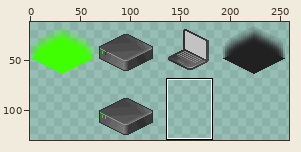
One commit to this sprite sheet: resources/tileset.png. The picture above shows the old version from afar; the outline marks the close-up.
Close-up. First the earlier version:
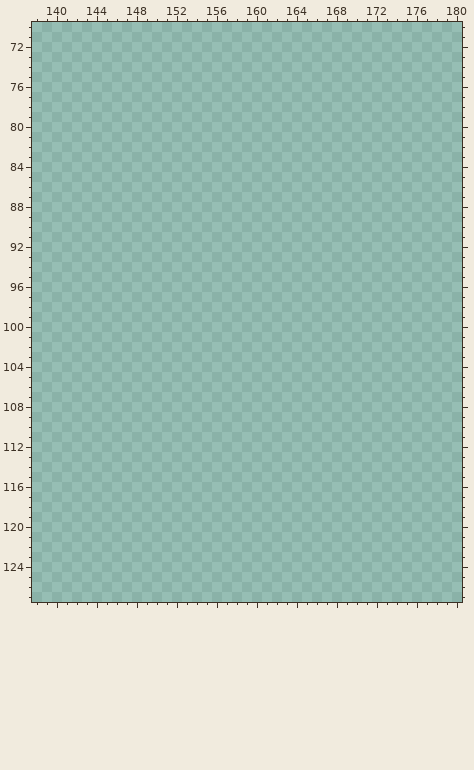
The file is 512x512 pixels. Pixels under 10% opacity are left out. Colours within 5 levels of each other are drawn and written as one. Shown: x 138..180, y 70..127. The wide view leaves out empty margins. The commit also changed other parts of the picture, which this record leaves out.
And afterwards:
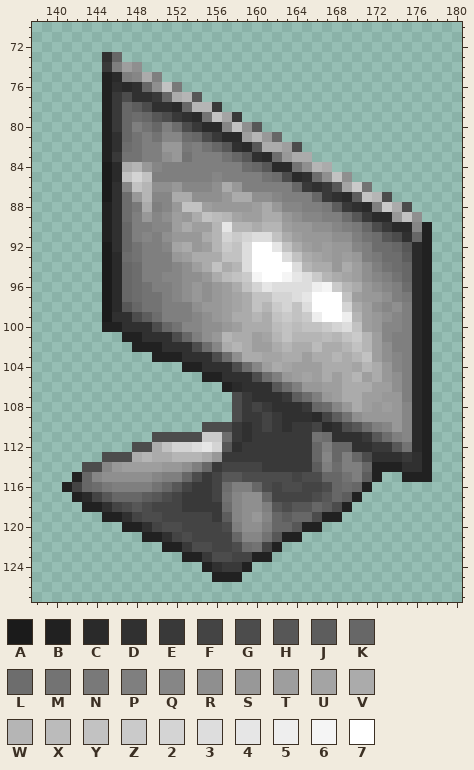
Palette (. is transparent): A #1b1b1b  B #212121  C #2a2a2a  D #303030  E #393939  F #444444  G #4c4c4c  H #575757  J #5d5d5d  K #676767  L #6d6d6d  M #737373  N #797979  P #7f7f7f  Q #868686  R #8f8f8f  S #989898  T #9e9e9e  U #a4a4a4  V #ababab  W #b5b5b5  X #bbbbbb  Y #c2c2c2  Z #cacaca  2 #d4d4d4  3 #dddddd  4 #e6e6e6  5 #eeeeee  6 #f5f5f5  7 #ffffff
The edit:
Changed rows in their new state; - is an unchanged pixel.
first column x 141:
 73 ----DK-------------------------------
 74 ----EPTR-----------------------------
 75 ----BCPQVP---------------------------
 76 ----BDCDKRYN-------------------------
 77 ----BEGDDEKVWH-----------------------
 78 ----BEKJGDDCKWWE---------------------
 79 ----BEKLKHGEDCMYUE-------------------
 80 ----BEKPMKPLGECCQYRH-----------------
 81 ----BDKMPMQQLKGECCTWSK---------------
 82 ----BDLMPPSSNPMKHDCHVVTG-------------
 83 ----BEMMPPRSMPPPMKHDCLSVV------------
 84 ----ACVWSQPPPPPPPPLKHCCMRWV----------
 85 ----ACY2YPPPPPPQPPPPMLGCDLRYR--------
 86 ----ADQYWRRSQQQRVSPPPPPKEDEHUZM------
 87 ----ADLSWQQVVRRRSVVRRQPPPKEDCJYWG----
 88 ----BDLNVPQSYYTSSSSTVSQQPPNJEDCPZVG--
 89 ----BDLPSQRTSVYXWUTTVVSRQQPPLHECCSYR-
 90 ----BDKPPQQTVTTW4WWVWWTSSRRQPNKGECCQB
 91 ----BDKPQPRSSSVW2Z233YVTSSSRRPMLHGDKB
 92 ----ADKMPPQUVSTWZY3774YVTSTSSQPLLKHCB
 93 ----ACLMPPPSTVVVYY37773YVUTSTSPNLLJCB
 94 ----ACKLPPPQRTVYVW377773WVVSVTRPMLKCB
 95 ----ACKLPPQQRRSVXYZ677643ZWVUTRQPMKCB
 96 ----ACKLMPPQRSRSTVY24333356ZWVSRQPLCB
 97 ----ACKLMMPQRSRSTUVYY2234777YTSSRPNCB
 98 ----ACHKMMPPPRSSTUVYWZ2Y37772VTRQRPCB
 99 ----ADDGJLPPPQRSTVVWVYZYZ5775WTSRQPCB
100 ----BBDDDGKMQQRRSTVVVXYXYYZ23YTSQQPCB
101 ------BBDDDGKPRSWVVTUWYWWWXWYZWTQPPCB
102 -------BBBDDDGLQVWVTTVWVVXVVWYWTRPPCB
103 ---------BBBDDDGLRVVUUVVTVVWVWYTRQPCB
104 ------------BBDDDGLQTVUTTTVVVUWVSQPCB
105 --------------BBDDDGLPSTUTVTVWTVSRPCB
106 ----------------BCDDDHLPSSTTVVVTTRPCB
107 -----------------GEDDDEJLPSTVVTTSSPCB
108 -----------------GEFEDDDEKLQSVTSTSQCB
109 -----------------GEEFEDDDCFJMRSSSSQCB
110 --------------GGGEDEFEDEEFCDGHLPQSQCB
111 ---------GGGGGZZLEDEEEEEEMLDDDEHLPQCB
112 -------GGVY22342HDEEEEEEEKPKKDDEEHMCB
113 ----GGGVWVVWWWVSEEEEEEEEEKQKPKGDDDEDB
114 --GGQSTTTTSSRPKEFFFFEEEEEJPLPPKBBBDDB
115 -BKQRRRRRQPPKGEFHHGGGGGFGGKKMPJB--BBB
116 BFKLNPPPPMKHFEEFLPPKGFGGFFGKLKB------
117 -BCFHKKKJHGFEEEFMQRRKFFFFGHKJB-------
118 --BBDFGHGFFFEEEELQRRPHGHHKJGB--------
119 ----BBDFGGFFFFFEJQRSQKJKKGBB---------
120 ------BBDFGGFFFFGPRRPKKHBB-----------
121 --------BBDFGFFFFKQQMHBB-------------
122 ----------BBEGGFFGLMFB---------------
123 ------------BBEGGFFBB----------------
124 --------------BDEEB------------------
125 ---------------BBB-------------------
Pixel boxes of the changes (left, top, right, bottom) in both close-ups:
added: (62, 52, 432, 582)
